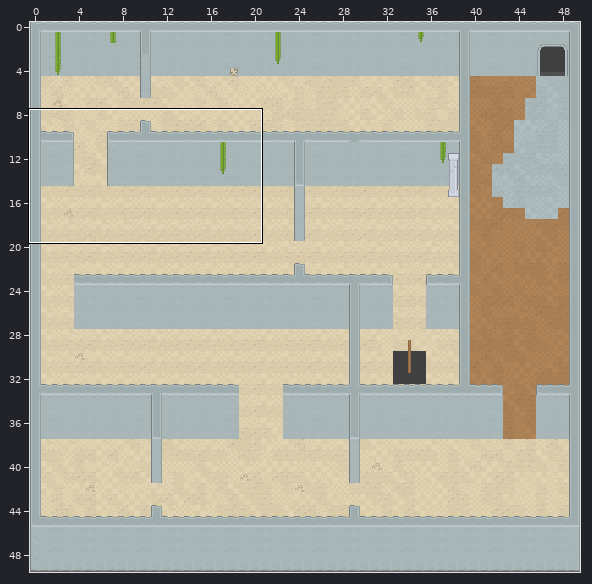
Tiled map (JSON), stored at assets/floorTwo.tmj. Above: a wide view before the commit, with the close-up outlined.
Close-up. Earlier state:
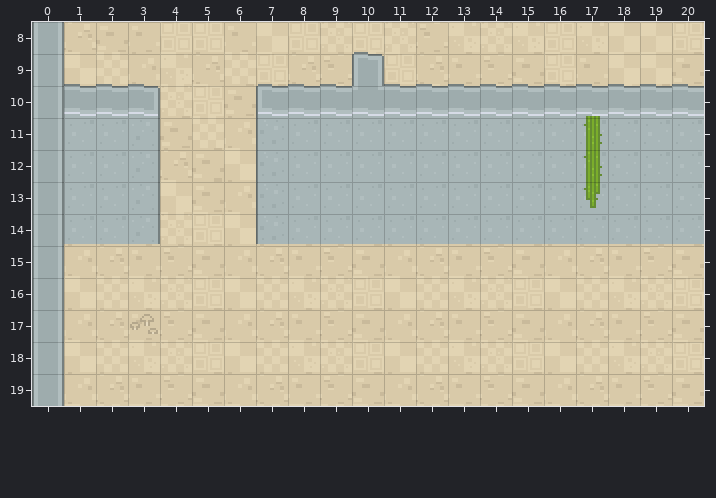
Cells are 16x16 px. Shown: x 0..20, y 8..19. The commit also changed other parts of the map, which this record leaves out.
Once edited:
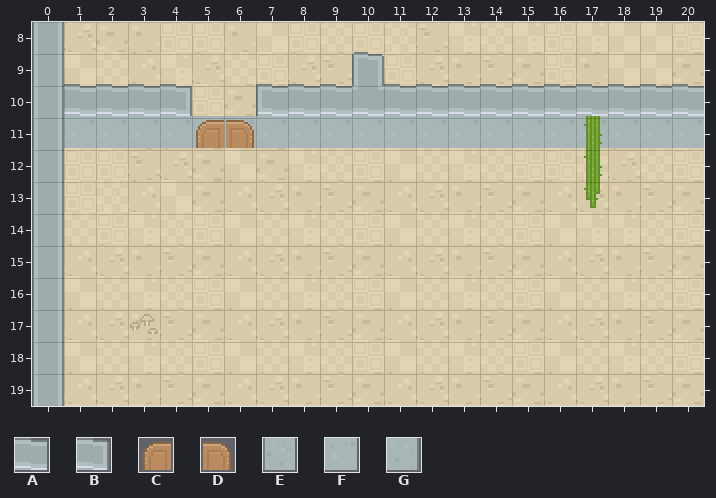
Key: from "tilemap_packed": A 10, B 11, C 21, D 21 flipped left-right, E 64, F 65, G 66.
_ is an empty cell.
From old to new:
Layer "Wall":
y 10: x 3..4 B_ -> AA
y 11: x 3..7 G___E -> FFFFF
y 12..14: x 1..3 FFG -> ___; x 7..20 EFFFFFFFFFFFFF -> ______________
Layer "Decorations":
y 10: x 4 _ -> B
y 11: x 5..6 __ -> CD
Boxes around the changes in both close-ups, in picture pixels (x1, y1, x2, y2):
changed: (64, 84, 704, 244)
